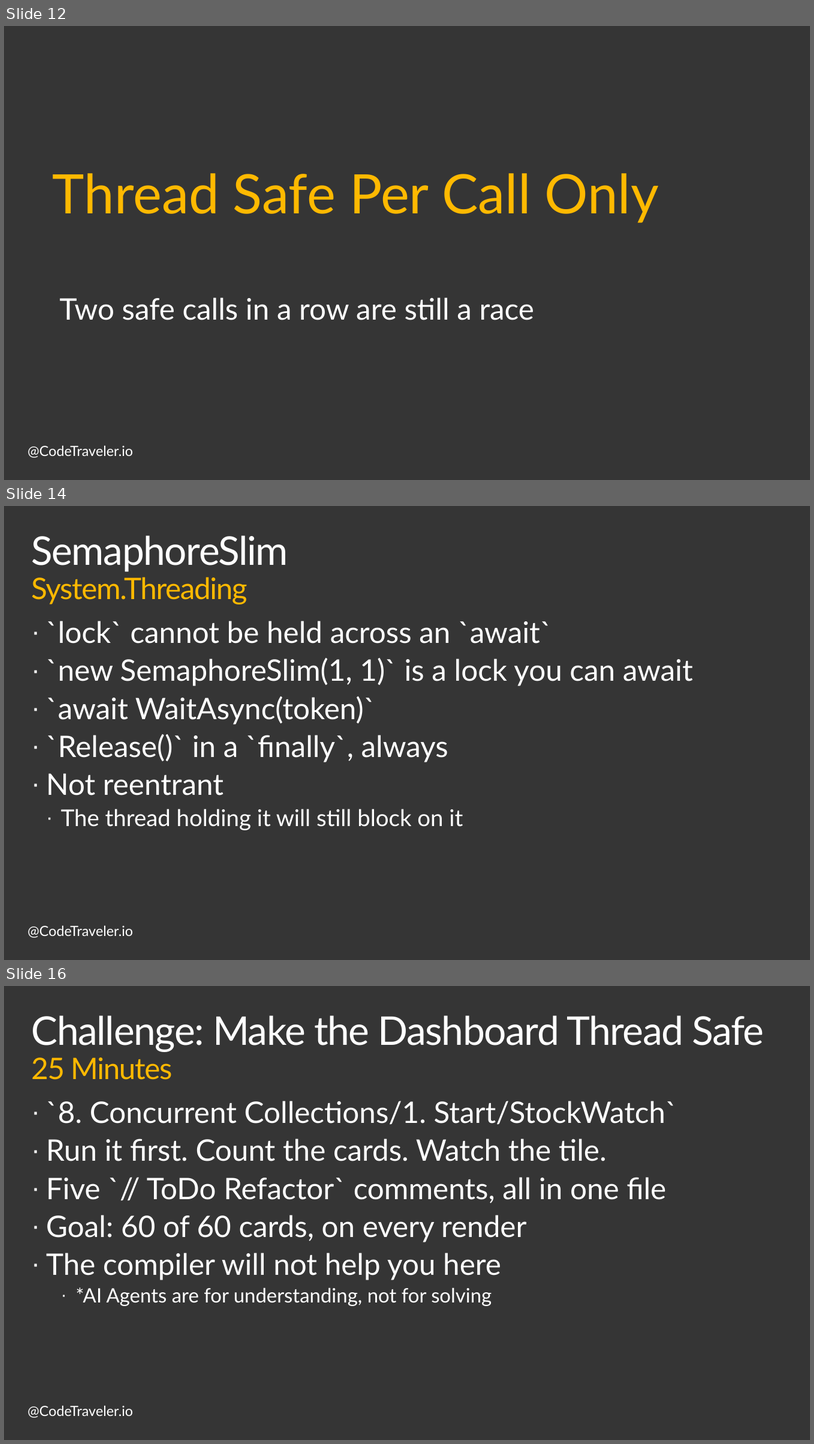
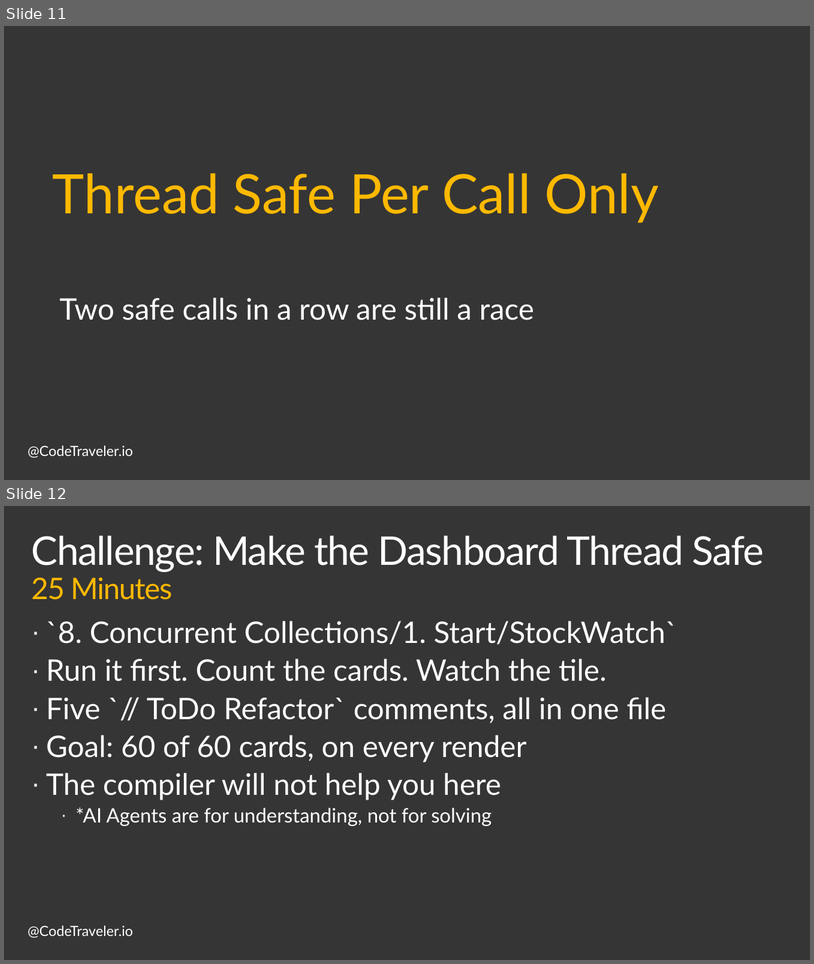
Before and after one commit to TheCodeTraveler/BecomeAnExpertWithAsyncAwait, a slide deck: 8. Concurrent Collections/ConcurrentCollections.pptx. Shown one above the other, each under a label of ours: slides 12, 14 and 16 before the commit, slides 11 and 12 after it; the slides between them are not shown. The pictures are 814x1444 and 814x964 pixels, drawn with LibreOffice and Linux fonts; fonts in the diff are those of the drawing; background and template pictures are left out. Boxes give left, top, right and bottom in pixels: in the first picture for what was removed or moved away, otherwise in the second. Text is boxed around its words. In the diff, an @@ line names an element or a change of style, - is before the commit and + after.

```diff
--- a/8. Concurrent Collections/ConcurrentCollections.pptx
+++ b/8. Concurrent Collections/ConcurrentCollections.pptx
@@ slide 14 removed at [4, 506, 810, 960], background #353535; not listed: 1 template element that a slide beside it also shows @@
@@ title removed at [31, 535, 288, 604] @@
-SemaphoreSlim
-System.Threading
@@ text removed at [46, 621, 693, 830] @@
-· `lock` cannot be held across an `await`
-· `new SemaphoreSlim(1, 1)` is a lock you can await
-· `await WaitAsync(token)`
-· `Release()` in a `finally`, always
-· Not reentrant
-  · The thread holding it will still block on it
@@ what was slide 12 is now slide 11 @@
@@ what was slide 16 is now slide 12 @@
```
Also in this commit, not shown: 4 slides changed, 3 other slides removed, 1 other file.
